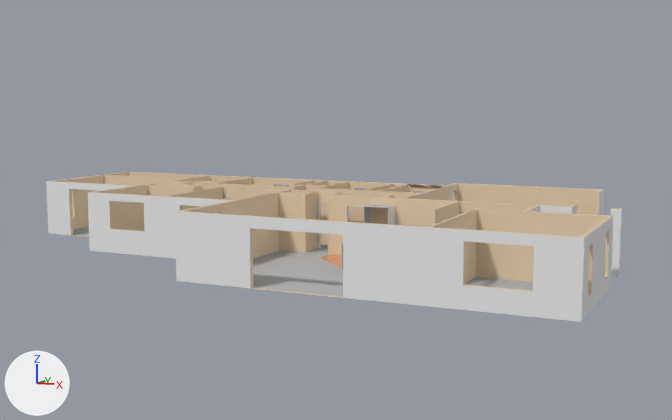
The Blender file art/models/house/house.blend as it was, and as the next commit left it.
One viewpoint serves both versions: a camera (50 mm lens) standing at (18.3, -26.1, 6.4) and looking at (2.7, 7.2, 1.8). The lights are fixed; the arrows at lower left show +X, +Y and +Z. Objects named as collision shapes, trigger or cutter boxes, shadow casters or lower levels of detail are left out.

The first picture shows 'BenchStove', 'Door.011', 'Door.013', 'Walls'.
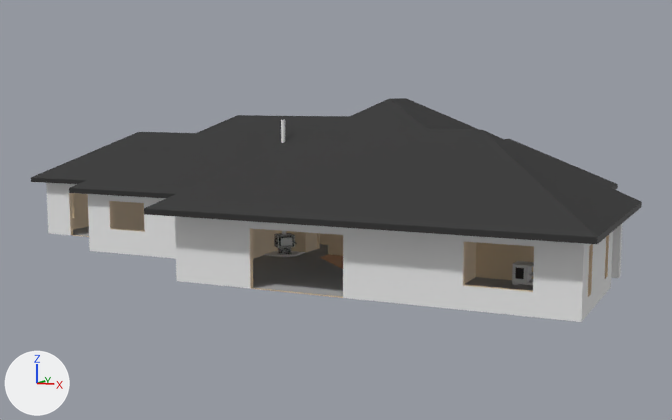
Pixel boxes [x1, y1, x2, y2] of what changed, in the pictures (672 x 420 px):
'Roof', shown (black)
    after: [31, 98, 642, 244]
'Fireplace Collection', added
    after: [264, 120, 305, 257]
'TV Unit Collection', added
    after: [512, 261, 534, 285]
'BenchStove', deleted
    before: [364, 204, 395, 225]
'Door.013', deleted
    before: [318, 201, 328, 249]
'Door.011', deleted
    before: [346, 205, 364, 222]
'Door.006', deleted
    before: [224, 196, 235, 200]
'Door.003', deleted
    before: [105, 183, 120, 185]
part 1 of me_plane, built on
    before: [465, 216, 612, 291]
    after: [465, 277, 533, 291]

Diff of the bpy script that builds the scene:
```diff
--- a/art/models/house/house.blend.py
+++ b/art/models/house/house.blend.py
@@ mat_mat_checker @@
+mat_mat_checker = bpy.data.materials.new('Mat-Checker')
+mat_mat_checker.use_nodes = True; mat_mat_checker.node_tree.nodes.clear()
+_N = mat_mat_checker.node_tree.nodes; _L = mat_mat_checker.node_tree.links
+n0 = _N.new('ShaderNodeBsdfPrincipled'); n0.name = 'Principled BSDF'
+n0.distribution = 'GGX'
+n0.subsurface_method = 'RANDOM_WALK_SKIN'
+n1 = _N.new('ShaderNodeOutputMaterial'); n1.name = 'Material Output'
+n2 = _N.new('ShaderNodeTexChecker'); n2.name = 'Checker Texture'
+n2.inputs[3].default_value = 28.2  # 'Scale'
+_L.new(n0.outputs[0], n1.inputs[0])  # 'BSDF' to 'Surface'
+_L.new(n2.outputs[0], n0.inputs[0])  # 'Color' to 'Base Color'
@@ me_plane @@
-me_plane.from_pydata(...)  # 653 vertices, 650 faces; spans x -11.7..13.7, y 0.0..13.8, z 0.0..2.4
+me_plane.from_pydata(...)  # 655 vertices, 654 faces; spans x -11.7..13.7, y 0.0..13.8, z 0.0..2.4
+# me_plane part 1
+# 4 faces are deleted
+# 2 vertices are added at (13.5, 2.6, 2.4), (13.5, 2.6, 0.0)
+# 7 new faces join them, mat_mat_walls (beige #e7cfaf)
+# 1 new face joins them, mat_mat_carpet (its picture is missing)
 me_plane.materials.append(mat_mat_walls)
@@ col_tv_unit_collection @@
+col_tv_unit_collection = bpy.data.collections.new('TV Unit Collection')
+col_tv_unit_collection.objects.link(ob_tvunit)
@@ col_fireplace_collection @@
+col_fireplace_collection = bpy.data.collections.new('Fireplace Collection')
+col_fireplace_collection.objects.link(ob_fireplace)
+col_fireplace_collection.objects.link(ob_ucx_fireplace)
+col_fireplace_collection.objects.link(ob_ucx_fireplace_001)
+col_fireplace_collection.objects.link(ob_ucx_fireplace_002)
+col_fireplace_collection.objects.link(ob_ucx_flue)
@@ ob_walls @@
 ob_walls.location = (0.0, 0.0, 0.0)
+_m = ob_walls.modifiers.new('Boolean - Doors', 'BOOLEAN')
+_m.operation = 'UNION'
+_m.operand_type = 'COLLECTION'
+_m = ob_walls.modifiers.new('Boolean - Kitchen', 'BOOLEAN')
+_m.operation = 'UNION'
+_m.operand_type = 'COLLECTION'
 _m = ob_walls.modifiers.new('Bevel', 'BEVEL')
@@ ob_roof @@
 _m = ob_roof.modifiers.new('Bevel', 'BEVEL')
 _m.limit_method = 'NONE'
-ob_roof.hide_set(True)
@@ ob_door_003 @@
-ob_door_003 = bpy.data.objects.new('Door.003', me_cube_002)
@@ ob_door_006 @@
-ob_door_006 = bpy.data.objects.new('Door.006', me_cube_002)
@@ ob_door_011 @@
-ob_door_011 = bpy.data.objects.new('Door.011', me_cube_002)
@@ ob_door_013 @@
-ob_door_013 = bpy.data.objects.new('Door.013', me_cube_002)
@@ ob_door_020 @@
-ob_door_020 = bpy.data.objects.new('Door.020', me_cube_009)
@@ ob_bench @@
-ob_bench = bpy.data.objects.new('Bench', me_cube_007)
@@ ob_benchstove @@
-ob_benchstove = bpy.data.objects.new('BenchStove', me_cube_013)
@@ ob_tvunit @@
+ob_tvunit = bpy.data.objects.new('TVUnit', me_cube_107)  # 810 vertices, 788 faces; spans x -0.77..0.0, y 0.0..0.661, z 0.0..0.699; in mat_mat_woodvarnished_001 (its picture is missing), mat_mat_glass_001 (grey #737373); modifiers MIRROR, SUBSURF
+ob_tvunit.location = (0.0, 0.0, 0.0)
@@ ob_ucx_flue @@
+ob_ucx_flue = bpy.data.objects.new('UCX_Flue', me_cylinder)  # 64 vertices, 34 faces; spans x -1.0..1.0, y -1.0..1.0, z -1.0..52.5
+ob_ucx_flue.location = (0.538, -0.538, 0.852)
+ob_ucx_flue.scale = (0.0855, 0.0855, 0.0855)
@@ ob_ucx_fireplace_002 @@
+ob_ucx_fireplace_002 = bpy.data.objects.new('UCX_Fireplace.002', me_cube_114)  # a box spanning x 0.0..0.7, y -0.005..0.0, z 0.0..0.037
+ob_ucx_fireplace_002.location = (0.155, -0.65, 0.791)
+ob_ucx_fireplace_002.rotation_euler = (2.443, 0.0, 0.785)  # degrees (140, 0, 45)
@@ ob_ucx_fireplace_001 @@
+ob_ucx_fireplace_001 = bpy.data.objects.new('UCX_Fireplace.001', me_cube_158)  # a box spanning x 0.0..0.7, y -0.509..0.0, z 0.0..0.465
+ob_ucx_fireplace_001.location = (0.168, -0.663, 0.302)
+ob_ucx_fireplace_001.rotation_euler = (0.0, 0.0, 0.785)  # degrees (0, 0, 45)
@@ ob_ucx_fireplace @@
+ob_ucx_fireplace = bpy.data.objects.new('UCX_Fireplace', me_cube_159)  # a box spanning x 0.0..0.43, y -0.371..0.0, z 0.0..0.26
+ob_ucx_fireplace.location = (0.312, -0.616, 0.0417)
+ob_ucx_fireplace.rotation_euler = (0.0, 0.0, 0.785)  # degrees (0, 0, 45)
@@ ob_fireplace @@
+ob_fireplace = bpy.data.objects.new('Fireplace', me_cube_108)  # 422 vertices, 386 faces; spans x 0.0..1.48, y -0.85..0.85, z 0.0..5.34; in mat_mat_slatetiles (its picture is missing), mat_mat_woodsurround (its picture is missing), mat_mat_firebox (black #1c1c1c), mat_mat_glass (dark grey #525252), mat_mat_handle (black #000000); modifiers BEVEL
+ob_fireplace.location = (0.0, 0.0, 0.0)
+ob_fireplace.rotation_euler = (0.0, 0.0, -0.785)  # degrees (0, 0, -45)
@@ ob_tv_unit_collection @@
+ob_tv_unit_collection = bpy.data.objects.new('TV Unit Collection', None)
+ob_tv_unit_collection.location = (11.31, 4.31, 0.0)
+ob_tv_unit_collection.instance_type = 'COLLECTION'
+ob_tv_unit_collection.instance_collection = col_tv_unit_collection
@@ ob_fireplace_collection @@
+ob_fireplace_collection = bpy.data.objects.new('Fireplace Collection', None)
+ob_fireplace_collection.location = (0.18, 6.98, 0.0)
+ob_fireplace_collection.instance_type = 'COLLECTION'
+ob_fireplace_collection.instance_collection = col_fireplace_collection
```
